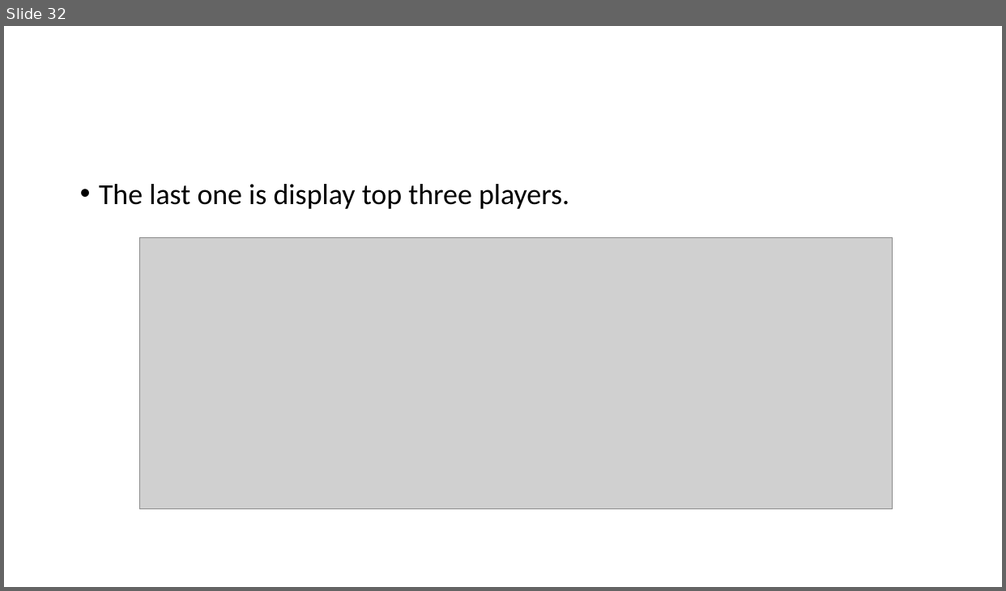
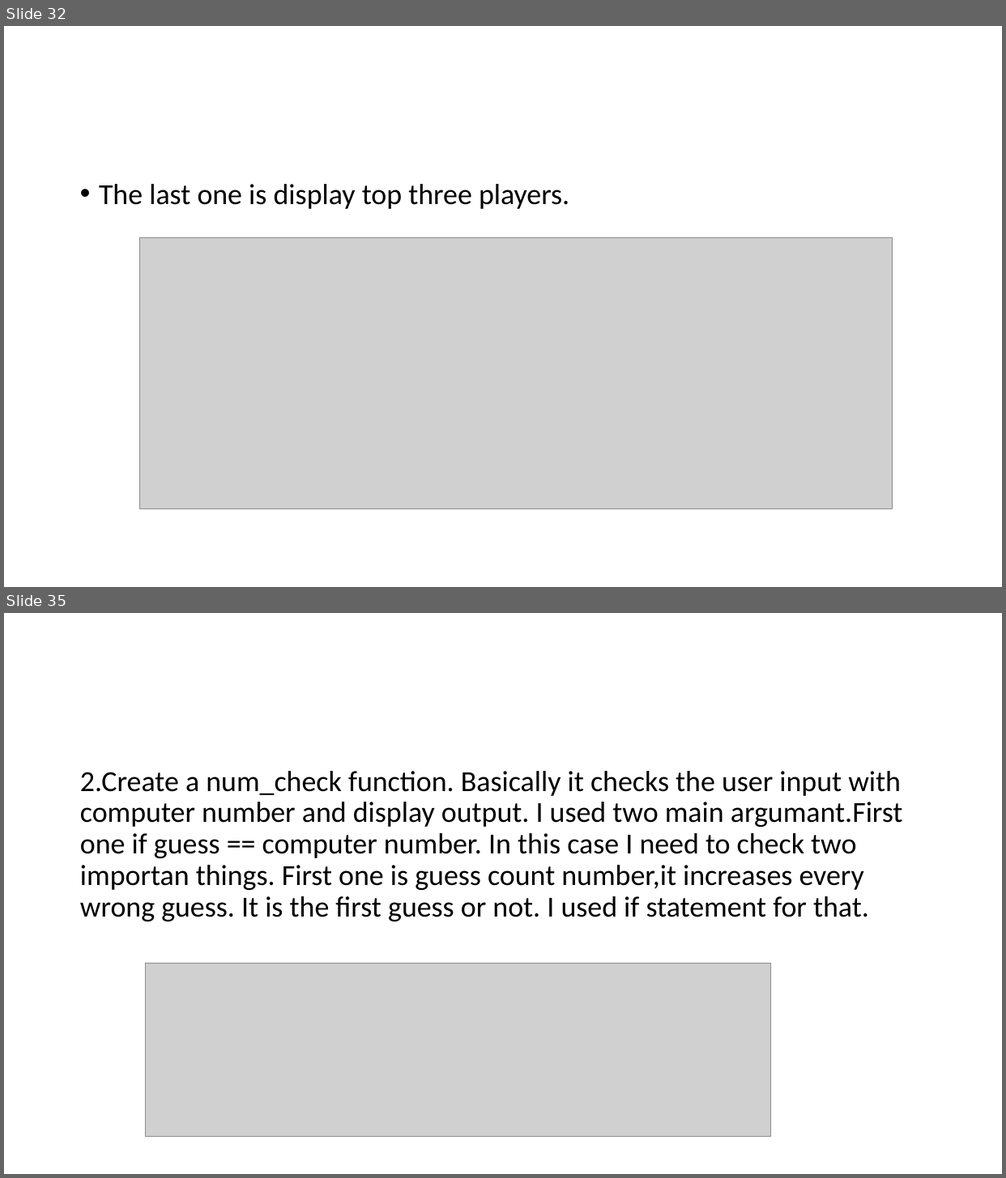
Before and after one commit to serteri/Guess_number, a slide deck: Slide/Terminal App_slide.pptx. Shown one above the other, each under a label of ours: slide 32 before the commit, slides 32 and 35 after it; the slides between them are not shown. The pictures are 1006x591 and 1006x1178 pixels, drawn with LibreOffice and Linux fonts; fonts in the diff are those of the drawing; grey boxes stand for pictures. Boxes give left, top, right and bottom in pixels: in the first picture for what was removed or moved away, otherwise in the second. Text is boxed around its words. In the diff, an @@ line names an element or a change of style, - is before the commit and + after.

```diff
--- a/Slide/Terminal App_slide.pptx
+++ b/Slide/Terminal App_slide.pptx
@@ slide 35 added at [4,613,1002,1174], background #FFFFFF @@
@@ text added at [80,771,903,922], 28 pt, text #000000 @@
+2.Create a num_check function. Basically it checks the user input with computer number and display output. I used two main argumant.First one if guess == computer number. In this case I need to check two importan things. First one is guess count number,it increases every wrong guess. It is the first guess or not. I used if statement for that.
@@ picture added at [146,964,771,1137] @@
```
Also in this commit, not shown: 12 other slides added, 16 other files.
